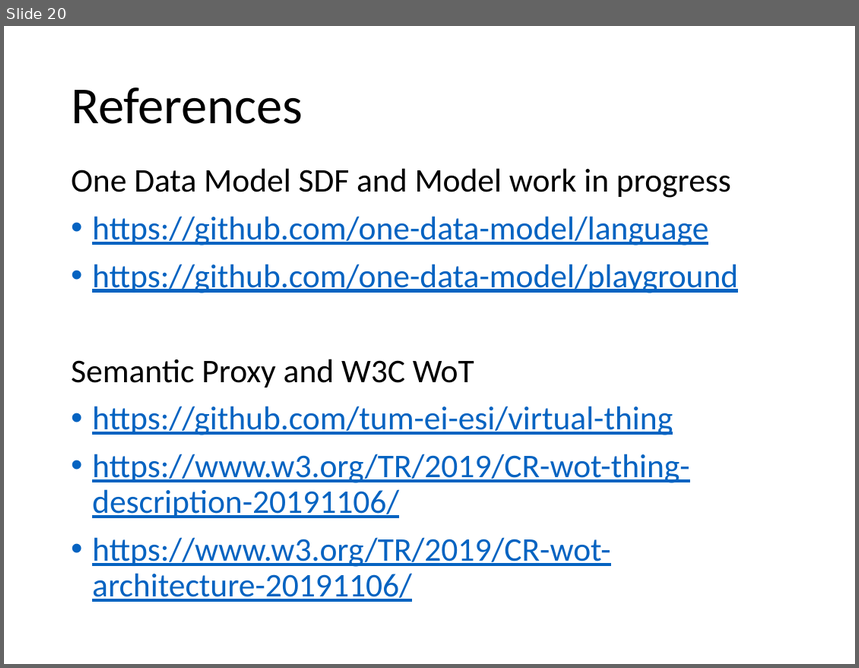
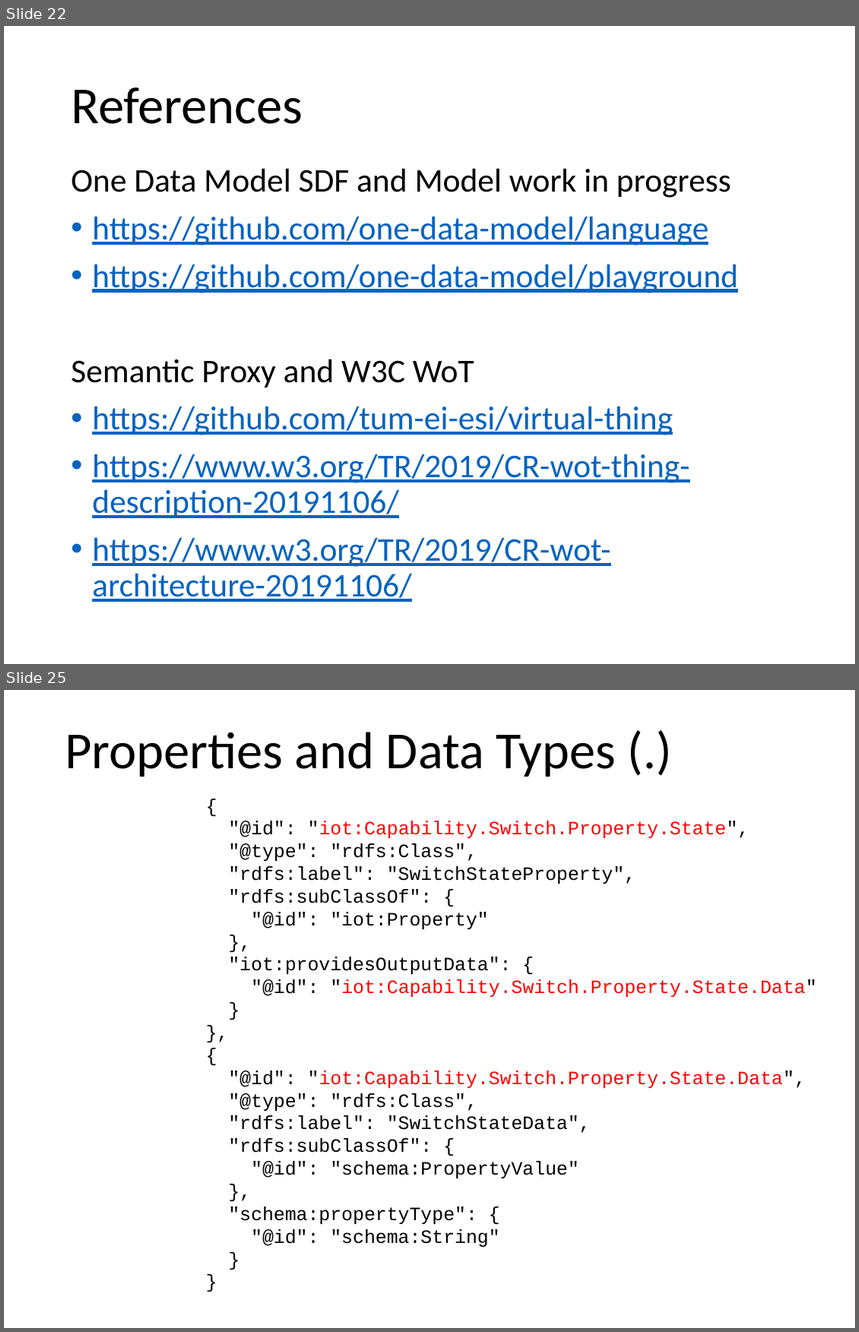
Before and after one commit to t2trg/wishi, a slide deck: slides/ietf106/SemanticProxy.pptx. Shown one above the other, each under a label of ours: slide 20 before the commit, slides 22 and 25 after it; the slides between them are not shown. The pictures are 859x668 and 859x1332 pixels, drawn with LibreOffice and Linux fonts; fonts in the diff are those of the drawing. Boxes give left, top, right and bottom in pixels: in the first picture for what was removed or moved away, otherwise in the second. Text is boxed around its words. In the diff, an @@ line names an element or a change of style, - is before the commit and + after.

```diff
--- a/slides/ietf106/SemanticProxy.pptx
+++ b/slides/ietf106/SemanticProxy.pptx
@@ slide 25 added at bbox=[4, 690, 855, 1328], background #FFFFFF @@
@@ title added at bbox=[66, 732, 617, 777], 44 pt, text #000000 @@
+Properties and Data Types (.)
@@ text added at bbox=[228, 821, 817, 1247], 16 pt, text #000000 @@
+{
+"@id": "iot:Capability.Switch.Property.State",
+"@type": "rdfs:Class",
+"rdfs:label": "SwitchStateProperty",
+"rdfs:subClassOf": {
+"@id": "iot:Property"
+},
+"iot:providesOutputData": {
+"@id": "iot:Capability.Switch.Property.State.Data"
+}
+},
+{
+"@id": "iot:Capability.Switch.Property.State.Data",
+"@type": "rdfs:Class",
+"rdfs:label": "SwitchStateData",
+"rdfs:subClassOf": {
+"@id": "schema:PropertyValue"
+},
+"schema:propertyType": {
+"@id": "schema:String"
+}
+}
@@ what was slide 20 is now slide 22 @@
```
Also in this commit, not shown: 3 slides changed, 6 other slides added, 1 other file.
